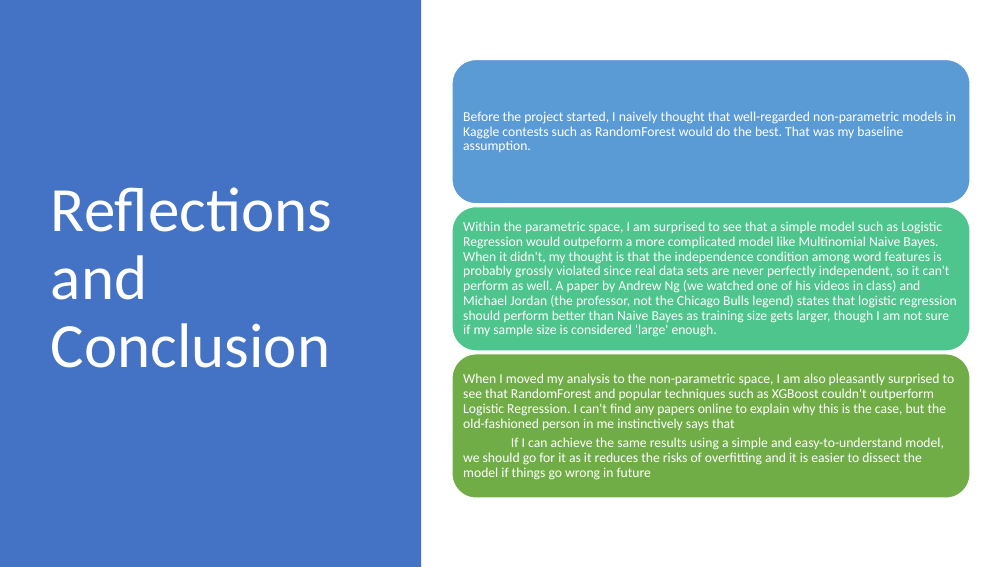
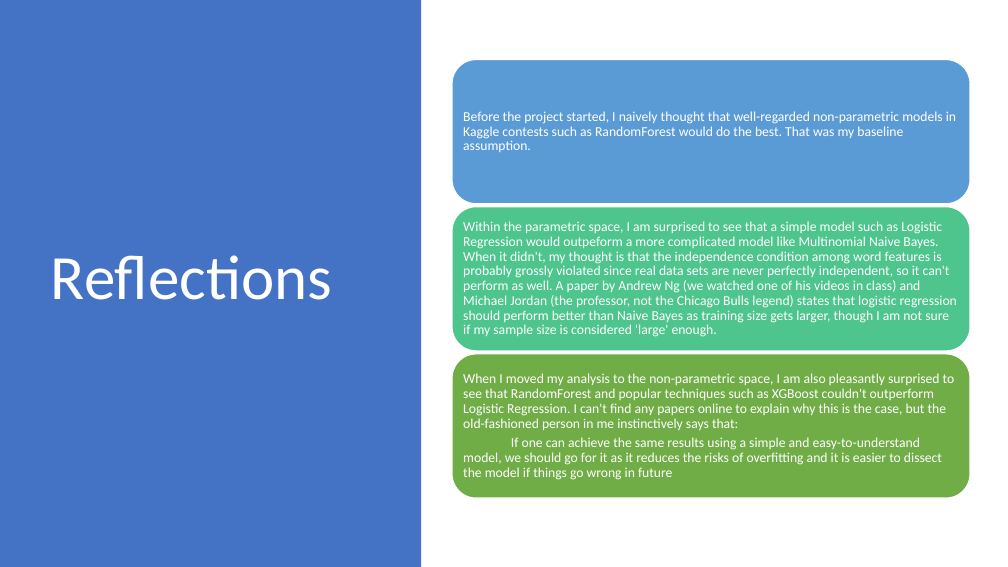
Before and after one commit to ngwtl/DSI-SG-24-projects, a slide deck: slide 12 of project_3/ethan-project-3-presentation.pptx. Drawn at 1008x567 pixels with LibreOffice and Linux fonts; fonts in the diff are those of the drawing. Boxes give left, top, right and bottom in pixels: in the first picture for what was removed or moved away, otherwise in the second. Text is boxed around its words. In the diff, an @@ line names an element or a change of style, - is before the commit and + after.

```diff
--- a/project_3/ethan-project-3-presentation.pptx
+++ b/project_3/ethan-project-3-presentation.pptx
@@ title at (51,255,332,300): text changed @@
-Reflections and Conclusion
+Reflections
@@ text at (463,373,955,480): text changed @@
-When I moved my analysis to the non-parametric space, I am also pleasantly surprised to see that RandomForest and popular techniques such as XGBoost couldn't outperform Logistic Regression. I can't find any papers online to explain why this is the case, but the old-fashioned person in me instinctively says that
-If I can achieve the same results using a simple and easy-to-understand model, we should go for it as it reduces the risks of overfitting and it is easier to dissect the model if things go wrong in future
+When I moved my analysis to the non-parametric space, I am also pleasantly surprised to see that RandomForest and popular techniques such as XGBoost couldn't outperform Logistic Regression. I can't find any papers online to explain why this is the case, but the old-fashioned person in me instinctively says that:
+If one can achieve the same results using a simple and easy-to-understand model, we should go for it as it reduces the risks of overfitting and it is easier to dissect the model if things go wrong in future
```
Also in this commit, not shown: 6 other slides changed, 1 slide added.
